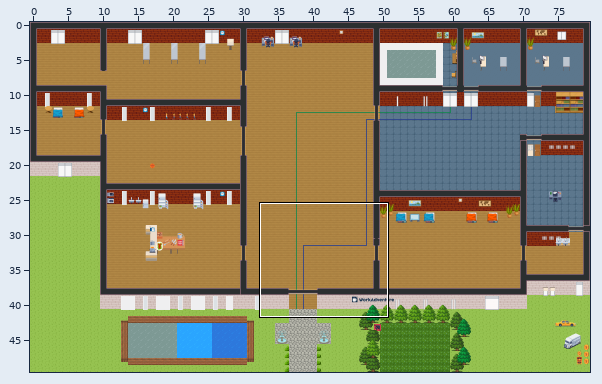
Two versions of a level (Tiled map (JSON), map.tmj). Above: a wide view before the commit, with the close-up outlined.
Close-up. First the earlier version:
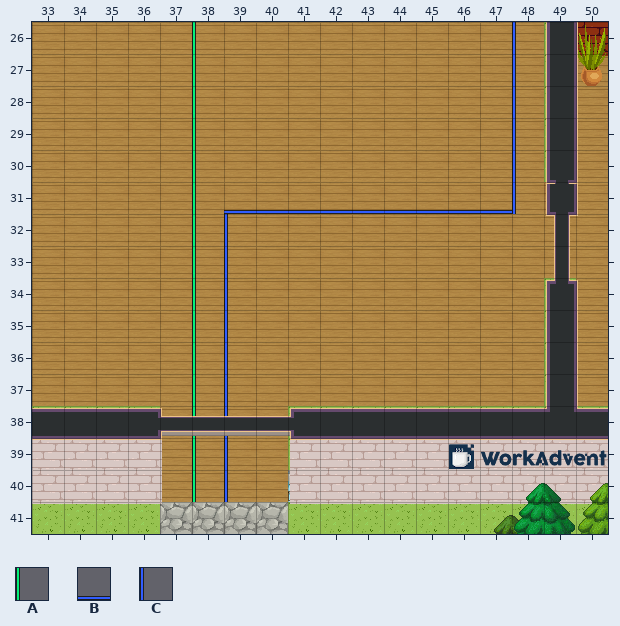
Cells are 32x32 px. Shown: x 33..50, y 26..41. The commit also changed other parts of the map, which this record leaves out.
Key: from "WA_User_Interface": A 167, B 192, C 193.
_ is an empty cell.
Layers that did not change in this view are not listed.
Layer "floor/Marquage Sol" before, first column x 33:
26 _____A_________C__
27 _____A_________C__
28 _____A_________C__
29 _____A_________C__
30 _____A_________C__
31 _____ABBBBBBBBBC__
32 _____AC___________
33 _____AC___________
34 _____AC___________
35 _____AC___________
36 _____AC___________
37 _____AC___________
38 _____AC___________
39 _____AC___________
40 _____AC___________
41 __________________
And afterwards:
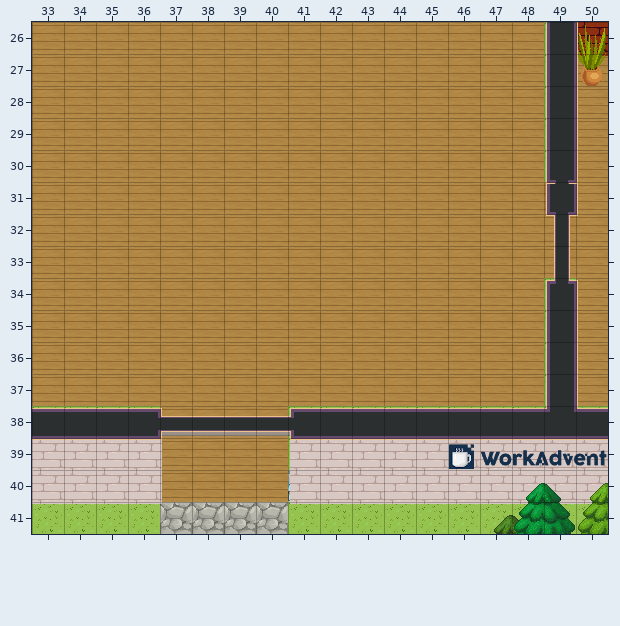
Changes in this commit:
Changed rows in their new state; . is an unchanged cell.
Layer "floor/Marquage Sol" (now hidden):
first column x 38:
26 _........._
27 _........._
28 _........._
29 _........._
30 _........._
31 ___________
32 __.........
33 __.........
34 __.........
35 __.........
36 __.........
37 __.........
38 __.........
39 __.........
40 __.........
